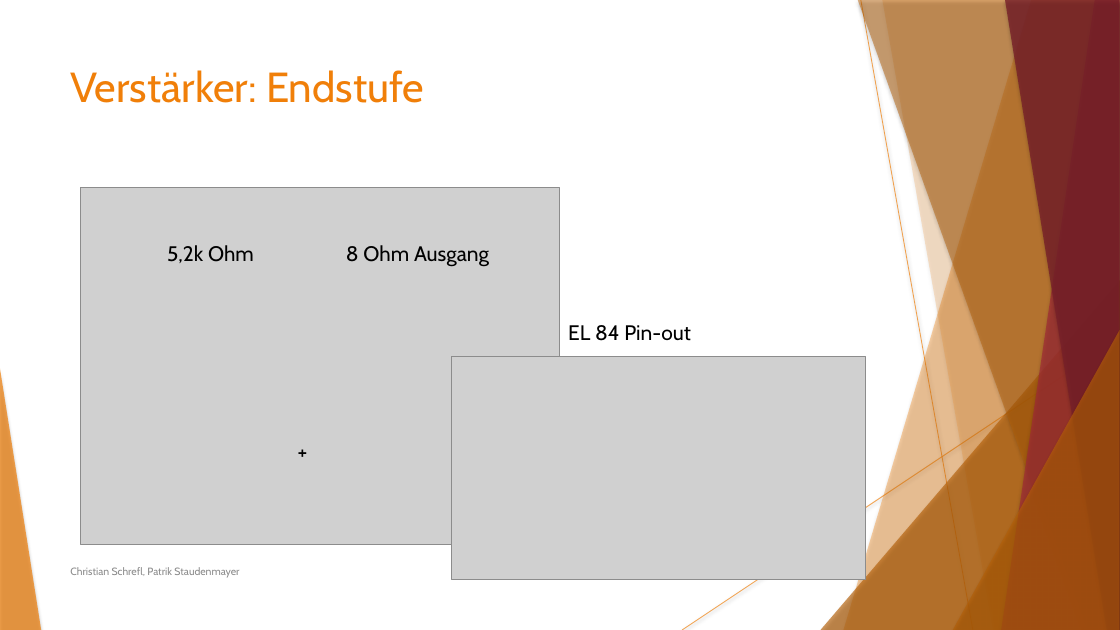
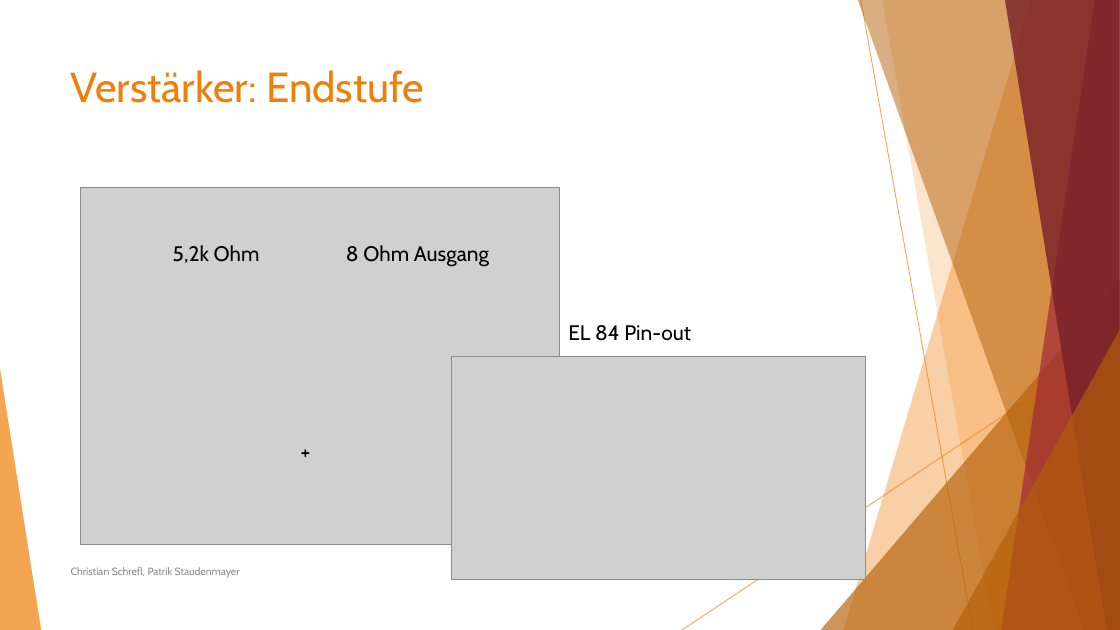
Before and after one commit to Staudi14/tube-amplifier, a slide deck: slide 15 of Präsentation/Staudenmayer_Schrefl_ProjektRöhrenverstärker.pptx. Drawn at 1120x630 pixels with LibreOffice and Linux fonts; fonts in the diff are those of the drawing; grey boxes stand for pictures. Boxes give left, top, right and bottom in pixels: in the first picture for what was removed or moved away, otherwise in the second. Text is boxed around its words. In the diff, an @@ line names an element or a change of style, - is before the commit and + after.

Commit message:
+Update Fixed formatting :sparkle:

```diff
--- a/Präsentation/Staudenmayer_Schrefl_ProjektRöhrenverstärker.pptx
+++ b/Präsentation/Staudenmayer_Schrefl_ProjektRöhrenverstärker.pptx
@@ line (861, 0) - (973, 630): stroke #F07F09 0.74 pt to #F07F09 0.75 pt @@
@@ freeform shape at (882,0,1120,630): shadow off; outline redrawn @@
@@ text "5,2k Ohm": place and size @@
-text "5,2k Ohm" at (167,245,254,263)
+text "5,2k Ohm" at (173,245,260,263)
@@ line (1120, 339) - (682, 630): stroke #F07F09 0.74 pt to #F07F09 0.75 pt @@
@@ shadow off in 7 elements at (844,0,1120,630), (821,280,1120,630), (858,0,1120,630), (1002,0,1120,630), (1005,0,1120,630), (953,330,1120,630), (0,369,41,630) @@
@@ text "Christian Schrefl, Patrik Staudenmayer" at (71,567,240,578): text colour #8B8B8B to #8C8C8C @@
```
Also in this commit, not shown: 19 other slides changed.
